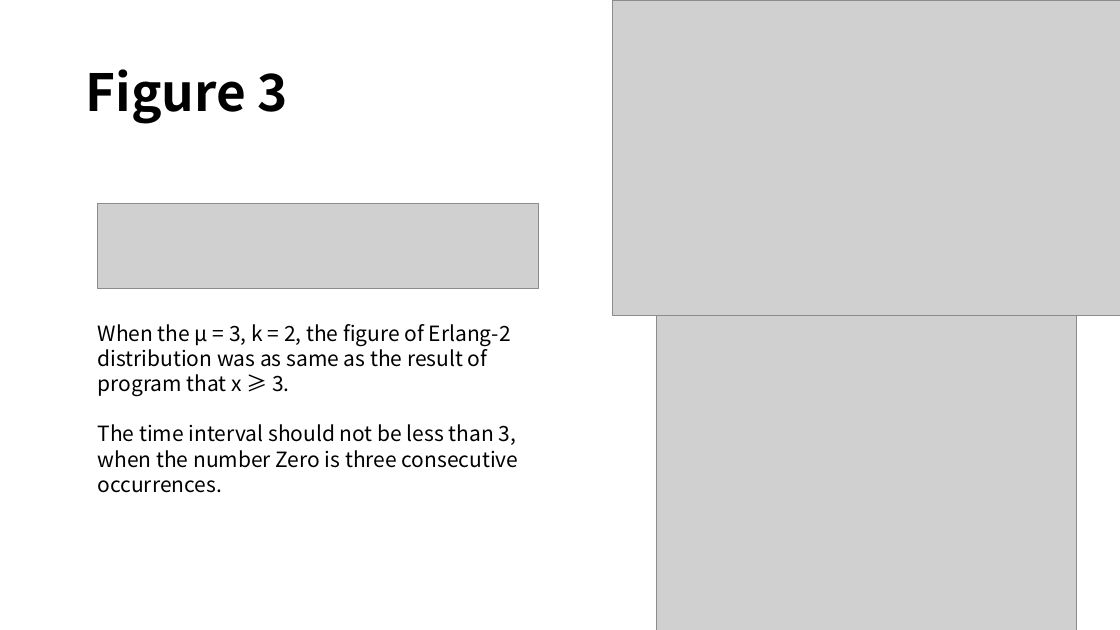
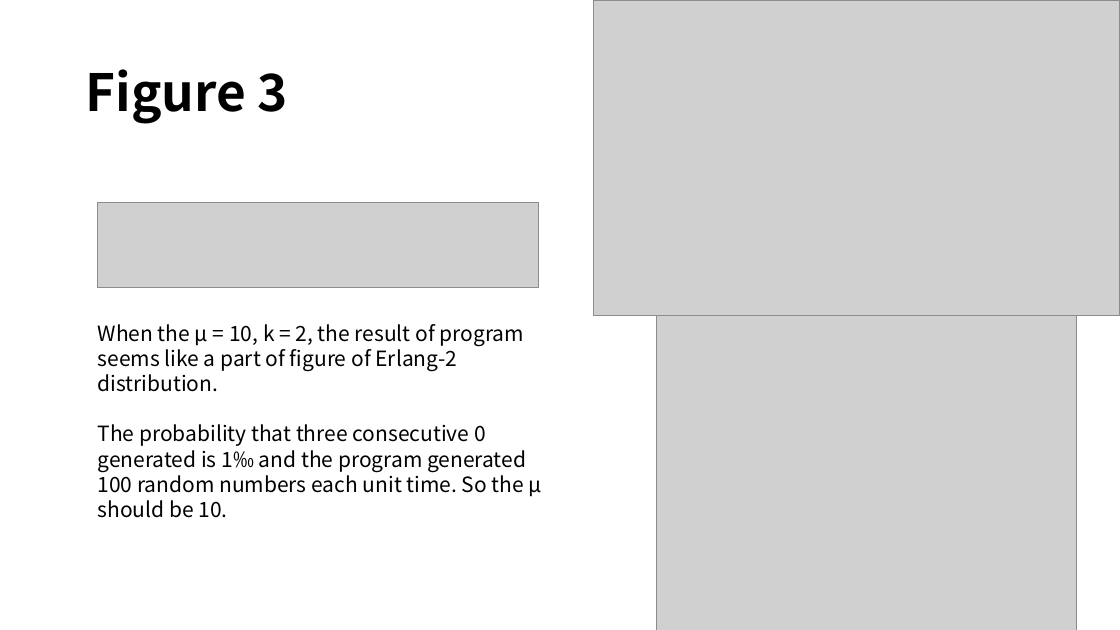
Before and after one commit to noahzhy/temp, a slide deck: slide 5 of radom.pptx. Drawn at 1120x630 pixels with LibreOffice and Linux fonts; fonts in the diff are those of the drawing; grey boxes stand for pictures. Boxes give left, top, right and bottom in pixels: in the first picture for what was removed or moved away, otherwise in the second. Text is boxed around its words. In the diff, an @@ line names an element or a change of style, - is before the commit and + after.

```diff
--- a/radom.pptx
+++ b/radom.pptx
@@ picture: place and size @@
-picture at (613,0,1120,315)
+picture at (594,0,1120,316)
@@ text at (98,324,542,497): text changed @@
-When the µ = 3, k = 2, the figure of Erlang-2 distribution was as same as the result of program that x ≥ 3.
-The time interval should not be less than 3, when the number Zero is three consecutive occurrences.
+When the µ = 10, k = 2, the result of program seems like a part of figure of Erlang-2 distribution.
+The probability that three consecutive 0 generated is 1‰ and the program generated 100 random numbers each unit time. So the µ should be 10.
```
Also in this commit, not shown: 4 other slides changed.
